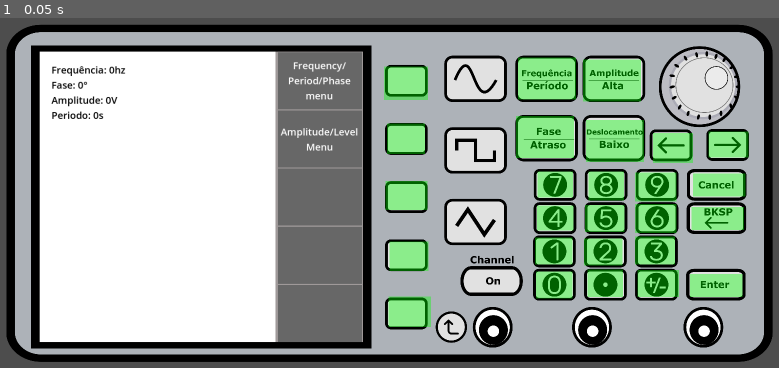
Above: before the commit, frame 1.
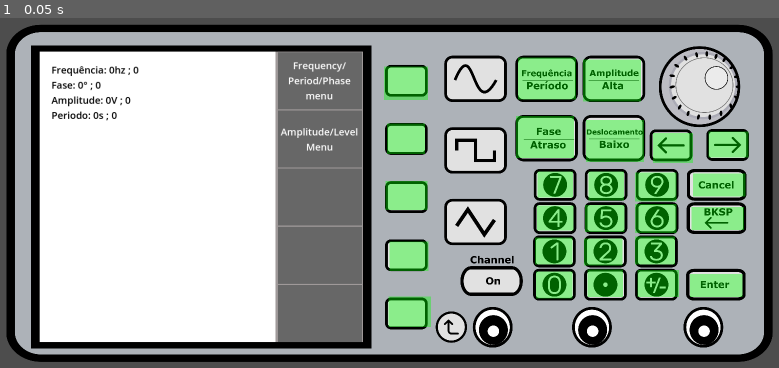
Above: after the commit, the same moment.

Repository: franciscoknowledge/ic-gerador-de-sinais
Game: Godot game, scene res://cenas/main.tscn
Two runs of this game, one before a commit and one after it. Both use one fixed random seed, a clock stepped at 60 frames per second and the inputs below.
Inputs:
- Up to frame 1 (0.05 s): no input

The runs differ from the first frame. In frame 1, less than 0.1% of the frame differs, in the area x 11-18%, y 13-30%.

Commit message:
refatorar o script do gerador e adicionar a notação de engenharia pro display

Diff:
--- a/scripts/label_parametros.gd
+++ b/scripts/label_parametros.gd
@@ -32,10 +32,50 @@
 
 }
 
+# TODO: tavelz trocar o sufixo de "-6" por "u". talvez o simbolo causará problemas
+var sufixos = {
+	-9: "n",
+	-6: "µ",
+	-3: "m",
+	0: "",
+	3: "k",
+	6: "M",
+	9: "G",
+}
+
 func _ready() -> void:
 	Gerador.parametro_alterado.connect(_on_parametro_alterado)
 	Gerador.cursor_movido.connect(_on_cursor_movido)
 	_on_parametro_alterado("", null, null)
+
+# TODO: essa função deve ser reutilizavel (TALVEZ)
+# TODO: tem um bug onde o número é arrendondado pra cima tipo 9.99999999 -> 10,
+# 		extremamente irritante
+# eu realmente não me lembro como isso funciona, eu tirei de um script antigo de octave
+func formatar(valor: float, decimais: int) -> String:
+	if valor == 0: return "0"
+
+	var sinal = "-" if valor < 0 else ""
+	var valor_abs = abs(valor)
+
+	# arrendondar o expoente para o multiplo de 3 mais proximo
+	var expoente = int (floor(log(valor_abs) / log(10) / 3)) * 3
+	expoente = clamp(expoente, -9, 9)
+
+	var base = valor_abs / pow(10, expoente)
+	var fator = pow(10, decimais)
+	var base_arredondada = round(base * fator) / fator
+	if base_arredondada >= 1000 and expoente < 9:
+		expoente += 3
+		base = valor_abs / pow(10, expoente)
+
+	var sufixo = sufixos[expoente]
+	var str = String.num(base, decimais)
+
+	if str.contains("."):
+		str = str.rstrip("0").rstrip(".")
+
+	return sinal + str + sufixo
 
 func _on_parametro_alterado(_parametro: String, _novo, _antigo):
 	text = ""
@@ -43,6 +83,8 @@
 		var parametro = parametros[chave]
 		var valor = Gerador.get(parametro.variavel)
 		var valor_str = "0"
+
+		var debug = str(valor)
 
 		if (valor != 0):
 			valor_str = str(valor)
@@ -56,8 +98,10 @@
 
 			valor_str = valor_str.insert(pos_2, "|")
 			valor_str = valor_str.insert(pos_1, "|")
+		else:
+			valor_str = formatar(valor, 2)
 
-		text += "%s: %s%s\n" % [parametro.label, valor_str, parametro.sufixo]
+		text += "%s: %s%s ; %s\n" % [parametro.label, valor_str, parametro.sufixo, debug]
 
 func _on_cursor_movido():
 	_on_parametro_alterado("", null, null)
--- a/scripts/teclado.gd
+++ b/scripts/teclado.gd
@@ -1,3 +1,6 @@
+# TODO: salvar os valores ao apertar uma das grandezas
+# TODO: se apertar cancel deve descartar o input no menu das grandezas
+
 extends Node
 
 @onready var botoes_numeros = [
@@ -13,104 +16,97 @@
 	$numeros/num_9,
 ]
 
-# TODO: update dps
 var parametro_para_menu = {
-	Gerador.Parametros.FREQUENCIA: MenuUnidadesFreq.new()
+	Gerador.Parametros.FREQUENCIA: MenuUnidadesFreq.new(),
 }
 
-var valor_anterior
-var parametro_anterior
-var modo_digitacao = false
+var is_modo_digitacao_ativo: bool = false
+var parametro_atual: Gerador.Parametros = Gerador.Parametros.NENHUM
+var chave_parametro_atual: String = "" # checar com .is_empty
 
+var valor_antes_de_editar: float # checar com null
+
+# godot
 func _ready() -> void:
 	for i in botoes_numeros.size():
 		var botao: TextureButton = botoes_numeros[i]
-		botao.pressed.connect(digito_pressionado.bind(i))
+		botao.pressed.connect(_bot_digito.bind(i))
 
-	$cursor_frente.pressed.connect(andar_cursor.bind(1))
-	$cursor_tras.pressed.connect(andar_cursor.bind(-1))
+	$cursor_frente.pressed.connect(_bot_mover_cursor.bind(1))
+	$cursor_tras.pressed.connect(_bot_mover_cursor.bind(-1))
 	$virgula.pressed.connect(inserir_virgula)
-	$backspace.pressed.connect(backspace)
-	$cancel.pressed.connect(cancel)
-	$enter.pressed.connect(enter)
+	$backspace.pressed.connect(_bot_backspace)
+	$cancel.pressed.connect(_bot_cancel)
+	$enter.pressed.connect(_bot_enter)
 
-	Gerador.menu_alterado.connect(on_menu_alterado)
-	Gerador.parametro_ativo_alterado.connect(salvar_valor)
+	Gerador.menu_alterado.connect(_on_menu_alterado)
+	#Gerador.parametro_ativo_alterado.connect(salvar_valor)
 
-# debug!
-#func _process(_delta: float) -> void:
-#	print(get_valor_parametro())
+#func _process(d) -> void:
+#	print(is_modo_digitacao_ativo)
 
-func on_menu_alterado(novo: MenuResource) -> void:
-	if not novo.reseta_parametro: return
-	modo_digitacao = false
+# helpers
+func get_valor_atual() -> float:
+	return Gerador.get_valor_parametro_ativo()
 
-func recuperar_valor() -> void:
-	if valor_anterior == null: return
-	if parametro_anterior == null: return
+func get_valor_atual_string() -> String:
+	return str(get_valor_atual())
 
-	var chave = Gerador.get_chave_parametro(parametro_anterior)
-	if not chave: return
+func habilitar_digitacao() -> void:
+	valor_antes_de_editar = Gerador.get(Gerador.get_chave_parametro_ativo())
 
-	Gerador.set(chave, valor_anterior)
+	is_modo_digitacao_ativo = true
+	parametro_atual = Gerador.parametro_ativo
+	chave_parametro_atual = Gerador.get_chave_parametro_ativo()
 
-func salvar_valor(novo: Gerador.Parametros, _antigo: Gerador.Parametros) -> void:
-	var chave = Gerador.get_chave_parametro_ativo()
-	if not chave: return
+	Gerador.set(chave_parametro_atual, 0)
 
-	valor_anterior = Gerador.get(chave)
-	parametro_anterior = novo
+	var menu = parametro_para_menu[Gerador.parametro_ativo]
+	Gerador.ir_para_menu(menu)
 
-func cancel() -> void:
-	recuperar_valor()
-	parametro_anterior = null
-	Gerador.set_parametro_ativo(Gerador.Parametros.NENHUM)
+func desabilitar_digitacao(salvar_mudancas: bool) -> void:
+	if not salvar_mudancas and valor_antes_de_editar != null:
+		Gerador.set(chave_parametro_atual, valor_antes_de_editar)
 
-	modo_digitacao = false
+	if Gerador.parametro_ativo != Gerador.Parametros.NENHUM:
+		# arredondar para 2 casas decimais antes de salvar
+		var fator = pow(10, 2)
+		var arrendondado = round(Gerador.get_valor_parametro_ativo() * fator) / fator
 
-func enter() -> void:
-	parametro_anterior = null
-	valor_anterior = null
-	Gerador.set_parametro_ativo(Gerador.Parametros.NENHUM)
+		Gerador.set(chave_parametro_atual, arrendondado)
 
-	modo_digitacao = false
+	is_modo_digitacao_ativo = false
+	parametro_atual = Gerador.Parametros.NENHUM
+	chave_parametro_atual = ""
 
-func digito_pressionado(digito: int) -> void:
-	var valor = Gerador.get_valor_parametro_ativo()
-	var chave = Gerador.get_chave_parametro_ativo()
-	if valor == null: return
+func salvar_valor() -> void:
+	if not is_modo_digitacao_ativo: return
 
-	var valor_str = str(valor)
+	valor_antes_de_editar = Gerador.get(chave_parametro_atual)
+
+func inserir_digito(digito: int) -> void:
+	if not is_modo_digitacao_ativo: return
+
+	#var valor = get_valor_atual()
+	var valor_str = get_valor_atual_string()
+
 	var pos_virgula = valor_str.find(".")
 	var cursor = Gerador.parametro_posicao_cursor
 
 	var tamanho_antigo = valor_str.length()
 
+	# isso deve ser parte de outra função
 	# TODO: reduzir nesting, temp!
-	if not modo_digitacao:
-		valor_str = ""
-		cursor = 0
-		modo_digitacao = true
-
-		var menu = parametro_para_menu[Gerador.parametro_ativo]
-		if menu:
-			Gerador.ir_para_menu(menu)
+	#if not modo_digitacao:
+	#	valor_str = ""
+	#	cursor = 0
+	#	modo_digitacao = true
+	#
+	#	var menu = parametro_para_menu[Gerador.parametro_ativo]
+	#	if menu:
+	#		Gerador.ir_para_menu(menu)
 
 	Gerador.set_posicao_cursor(cursor)
-
-	# testando outros metodos de inserir os numeros
-	#if (pos_virgula < 0) or (cursor < pos_virgula):
-	#	valor_str = valor_str.insert(cursor, str(digito))
-	#else:
-	#	if cursor < valor_str.length():
-	#		valor_str[cursor] = str(digito)
-	#	else:
-	#		valor_str += str(digito)
-
-	#if Gerador.parametro_posicao_cursor < valor_str.length():
-	#	valor_str[Gerador.parametro_posicao_cursor] = str(digito)
-	#else:
-	#	valor_str += str(digito)
 
 	if pos_virgula < 0:
 		valor_str += str(digito)
@@ -121,20 +117,58 @@
 			valor_str += str(digito)
 
 	var tamanho_novo = valor_str.length()
-	Gerador.set(chave, float(valor_str))
+	Gerador.set(chave_parametro_atual, float(valor_str))
 
 	if tamanho_antigo != tamanho_novo:
 		Gerador.set_posicao_cursor(cursor + 1)
 
-func backspace() -> void:
-	# TEMP
-	if not modo_digitacao: return
+func inserir_virgula() -> void:
+	if not is_modo_digitacao_ativo: return
 
-	var valor = Gerador.get_valor_parametro_ativo()
-	var chave = Gerador.get_chave_parametro_ativo()
-	if valor == null: return
+	var valor = get_valor_atual()
+	var valor_str = get_valor_atual_string()
 
-	var valor_str = str(valor)
+	var pos_virgula_original = valor_str.find(".")
+	var pos_nova_virgula = Gerador.parametro_posicao_cursor
+
+	if pos_virgula_original < 0:
+		pos_virgula_original = valor_str.length()
+
+	if pos_nova_virgula > valor_str.length():
+		pos_nova_virgula = valor_str.length() - 1
+
+	var mult = pos_nova_virgula - pos_virgula_original
+	var novo_valor = valor * pow(10, mult)
+
+	Gerador.set(chave_parametro_atual, novo_valor)
+
+func mover_cursor(direcao: int) -> void:
+	Gerador.set_posicao_cursor(Gerador.parametro_posicao_cursor + direcao)
+
+# botoes / conexões dos sinais
+func _on_menu_alterado(novo: MenuResource):
+	if not novo.reseta_parametro: return
+	desabilitar_digitacao(false)
+
+func _bot_cancel() -> void:
+	desabilitar_digitacao(false)
+
+func _bot_enter() -> void:
+	desabilitar_digitacao(true)
+
+func _bot_mover_cursor(direcao: int) -> void:
+	if not is_modo_digitacao_ativo:
+		habilitar_digitacao()
+		return
+
+	mover_cursor(direcao)
+
+func _bot_backspace() -> void:
+	if not is_modo_digitacao_ativo:
+		habilitar_digitacao()
+		return
+
+	var valor_str = get_valor_atual_string()
 	var onde = Gerador.parametro_posicao_cursor - 1
 
 	if onde < 0: onde = 0
@@ -147,30 +181,14 @@
 	if valor_str.is_empty():
 		valor_str = "0.0"
 
-	Gerador.set(chave, float(valor_str))
+	Gerador.set(chave_parametro_atual, float(valor_str))
 	Gerador.set_posicao_cursor(Gerador.parametro_posicao_cursor - 1)
 
-func inserir_virgula() -> void:
-	var valor = Gerador.get_valor_parametro_ativo()
-	var chave = Gerador.get_chave_parametro_ativo()
-	if valor == null: return
+func _bot_digito(digito: int) -> void:
+	if Gerador.parametro_ativo == Gerador.Parametros.NENHUM: return
 
-	var valor_str = str(valor)
+	if not is_modo_digitacao_ativo:
+		habilitar_digitacao()
+		return
 
-	var pos_virgula_original = valor_str.find(".")
-	var pos_nova_virgula = Gerador.parametro_posicao_cursor
-
-	if pos_virgula_original < 0:
-		pos_virgula_original = valor_str.length()
-
-	if pos_nova_virgula > valor_str.length():
-		print("hm")
-		pos_nova_virgula = valor_str.length() - 1
-
-	var mult = pos_nova_virgula - pos_virgula_original
-	var novo_valor = valor * pow(10, mult)
-
-	Gerador.set(chave, novo_valor)
-
-func andar_cursor(dir: int) -> void:
-	Gerador.set_posicao_cursor(Gerador.parametro_posicao_cursor + dir)
+	inserir_digito(digito)
Not shown, changed: imagens/gerador2.svg
Not shown, added: cenas/main.tscn4057114755.tmp
Not shown, added: cenas/main.tscn5275446383.tmp
